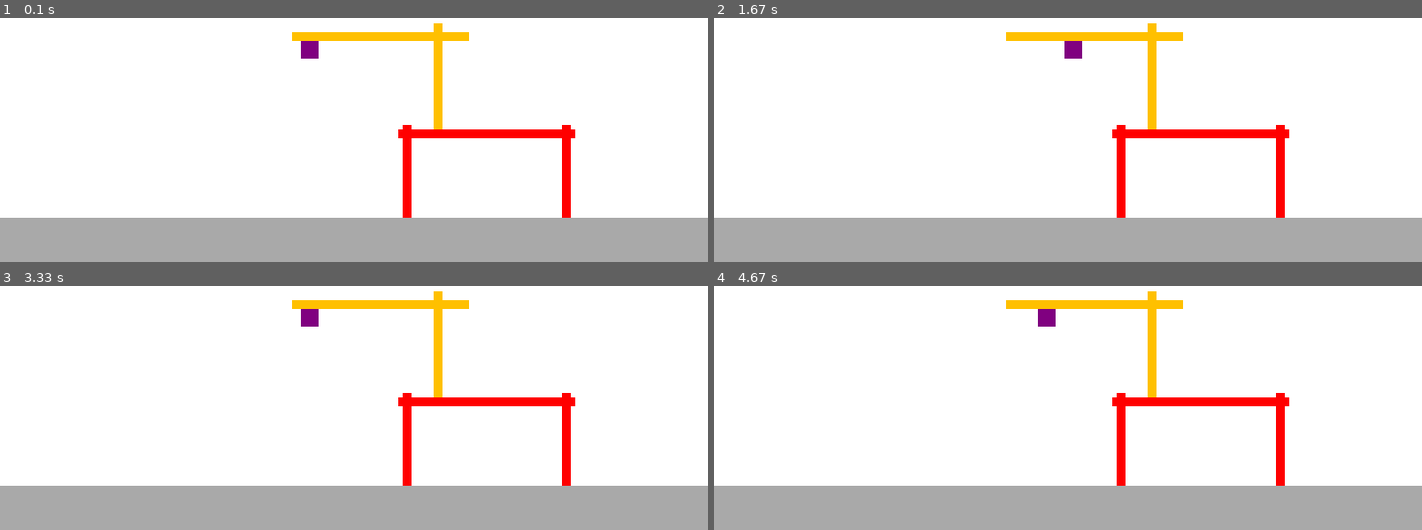
Above: before the commit, frames 1-4 (two rows, left to right).
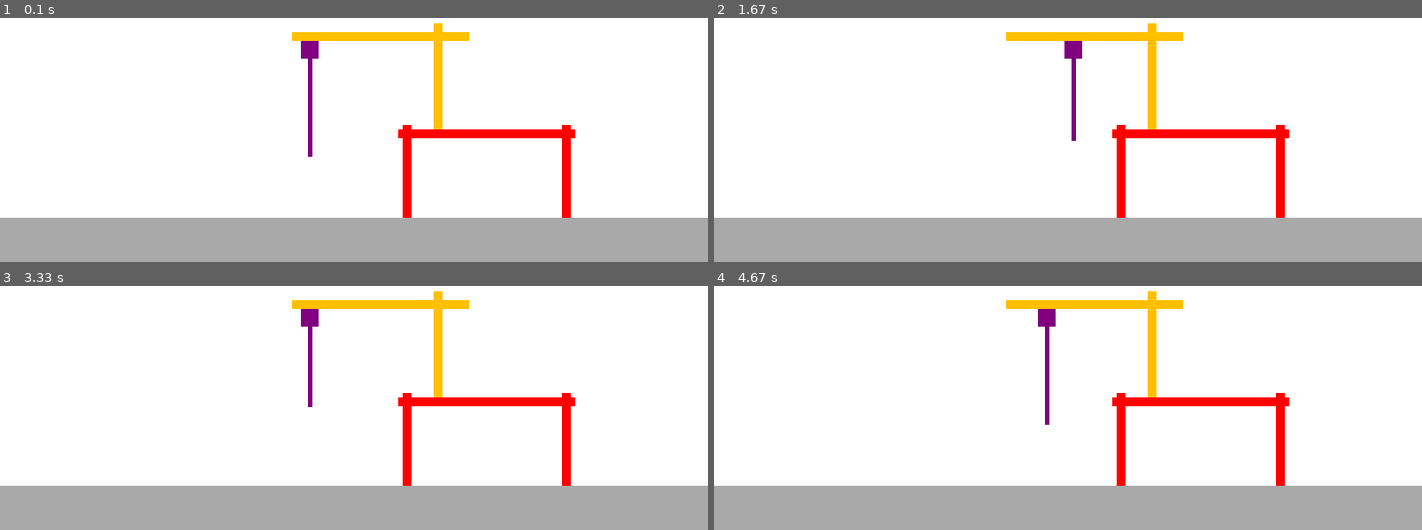
Above: after the commit, the same moments.

Repository: 1053079/MQTT-Crane
Game: pygame game, started from View1-pygame/main.py
The game is run twice, just before and just after one commit, with the same random seed, the same clock (stepped at 60 frames per second) and the same inputs.
Inputs:
- Up to frame 1 (0.1 s): no input
- Up to frame 2 (1.67 s): hold D 0.33-0.8 s; hold W 0.83-1.13 s; hold D 1.17-1.63 s
- Up to frame 3 (3.33 s): hold A 1.67-2.2 s; hold S 2.23-2.53 s; hold A 2.57-2.97 s; hold W from 3 s (still down)
- Up to frame 4 (4.67 s): release W at 3.37 s; hold D 3.4-4.03 s; hold S 4.07-4.43 s; hold A from 4.47 s (still down)

The runs differ from the first frame. In frame 1, 0.3% of the frame differs, in the area x 43-45%, y 16-57%; in frame 2, 0.2%; in frame 3, 0.2%; in frame 4, 0.3%.

Commit message:
Feature :: Added a rope that follows the cabin and can go up and down with the keys W and S

Diff:
--- a/View1-pygame/main.py
+++ b/View1-pygame/main.py
@@ -21,6 +21,7 @@
 purple = (128, 0, 128)
 purple_rect = pygame.Rect(340, 350, 20, 20)
 purple_speed = 1
+rope_height = 110
 
 clock = pygame.time.Clock()
 
@@ -32,6 +33,12 @@
             sys.exit()
 
     keys = pygame.key.get_pressed()
+
+    if keys[pygame.K_w] and rope_height > 10:
+        rope_height -= 1
+    if keys[pygame.K_s] and rope_height < 180:
+        rope_height += 1
+
     if keys[pygame.K_a] and purple_rect.left > 330:
         purple_rect.x -= purple_speed
     if keys[pygame.K_d] and purple_rect.right < 530:
@@ -47,6 +54,7 @@
     pygame.draw.rect(screen, yellow, [330, 340, 200, 10])  # Bridge
     pygame.draw.rect(screen, purple, purple_rect)  # Crane_Cabin
     pygame.draw.rect(screen, grey, [0, 550, 800, 50])   # waterline
+    pygame.draw.line(screen, purple, (purple_rect.centerx, purple_rect.bottom),(purple_rect.centerx, purple_rect.bottom + rope_height), 5)
 
 
 # Update the display
